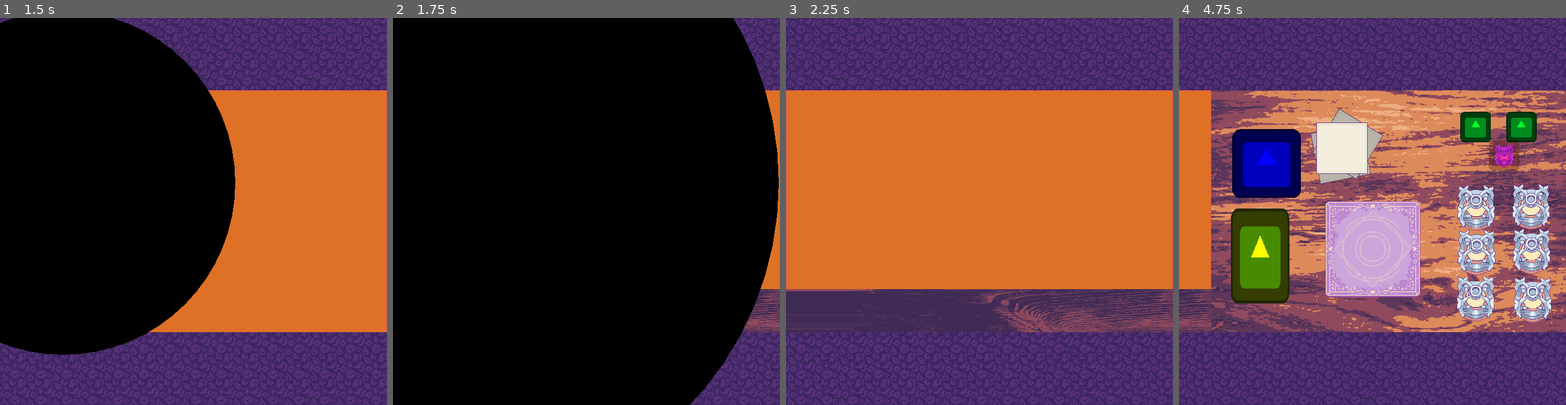
Above: before the commit, frames 1-4 (left to right).
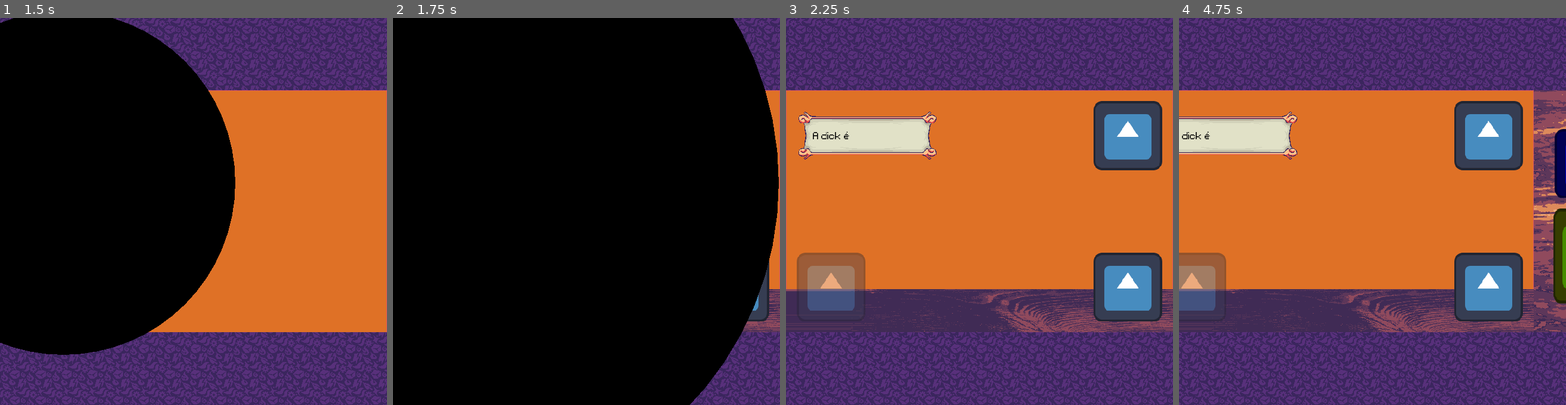
Above: after the commit, the same moments.

Repository: luankaike-code/felpo-jam-2026
Game: Godot game, scene res://scenes/screens/root_game.tscn
Two runs of this game, one before a commit and one after it. Both use one fixed random seed, a clock stepped at 60 frames per second and the inputs below. The engine's default icon, where the game draws it, is replaced by a stand-in: a white triangle on a blue panel in a dark square.
Inputs (mouse positions are in pixels of both pictures, inside the frame that each line leads up to):
- Up to frame 1 (1.5 s): tap Enter (ui_accept) at 0.5, 0.77 s; move the mouse to (278, 192) at 0.52 s; click (278, 192) at 0.67 s; click (61, 184) at 1.27 s
- Up to frame 2 (1.75 s): no input
- Up to frame 3 (2.25 s): drag from (902, 230) to (960, 288) at 2.02 s
- Up to frame 4 (4.75 s): tap Enter (ui_accept) at 2.75, 3.5, 4.52 s; move the mouse to (1411, 126) at 2.77 s; click (1411, 126) at 2.92 s; drag from (1229, 257) to (1442, 126) at 3.52 s; move the mouse to (1488, 269) at 4.27 s; click (1488, 269) at 4.42 s

Frame 1 is identical in both runs. In frame 2, 0.3% of the frame differs, in the area x 91-98%, y 62-79%; in frame 3, 12%; in frame 4, 77%, in the area x 0-100%, y 0-100%.

Commit message:
Create basic hud game

Diff:
--- /dev/null
+++ b/felpojam-2026-game-code/scenes/HUD/game_hud.tscn
@@ -0,0 +1,78 @@
+[gd_scene format=3 uid="uid://dxr7kr6t64oid"]
+
+[ext_resource type="Script" uid="uid://da527j4ft7nq0" path="res://scripts/HUD/game_hud.gd" id="1_1geg4"]
+[ext_resource type="PackedScene" uid="uid://dqgpfoti51p2e" path="res://scenes/HUD/speech_bubble.tscn" id="2_8vgd5"]
+[ext_resource type="Texture2D" uid="uid://n85kss5ltq1u" path="res://icon.svg" id="2_c4sub"]
+[ext_resource type="Script" uid="uid://bllfk2h5dgh8p" path="res://scripts/HUD/clickable_texture.gd" id="4_kixb8"]
+
+[node name="GameHud" type="Control" unique_id=1329675360]
+custom_minimum_size = Vector2(720, 450)
+layout_mode = 3
+anchors_preset = 15
+anchor_right = 1.0
+anchor_bottom = 1.0
+grow_horizontal = 2
+grow_vertical = 2
+script = ExtResource("1_1geg4")
+
+[node name="MarginContainer" type="MarginContainer" parent="." unique_id=1308647903]
+layout_mode = 1
+anchors_preset = 15
+anchor_right = 1.0
+anchor_bottom = 1.0
+grow_horizontal = 2
+grow_vertical = 2
+theme_override_constants/margin_left = 20
+theme_override_constants/margin_top = 20
+theme_override_constants/margin_right = 20
+theme_override_constants/margin_bottom = 20
+
+[node name="Control2" type="Control" parent="MarginContainer" unique_id=637803293]
+layout_mode = 2
+
+[node name="HBoxContainer" type="HBoxContainer" parent="MarginContainer/Control2" unique_id=1493797194]
+layout_mode = 1
+anchors_preset = 10
+anchor_right = 1.0
+offset_bottom = 128.0
+grow_horizontal = 2
+alignment = 1
+
+[node name="DickBubble" parent="MarginContainer/Control2/HBoxContainer" unique_id=1045248266 instance=ExtResource("2_8vgd5")]
+layout_mode = 2
+size_flags_horizontal = 2
+size_flags_vertical = 4
+dialogs = ["A dick é"]
+
+[node name="Clock" type="TextureRect" parent="MarginContainer/Control2/HBoxContainer" unique_id=2132065394]
+layout_mode = 2
+size_flags_horizontal = 8
+texture = ExtResource("2_c4sub")
+
+[node name="Control" type="Control" parent="MarginContainer" unique_id=960035302]
+layout_mode = 2
+
+[node name="HBoxContainer" type="HBoxContainer" parent="MarginContainer/Control" unique_id=1328541034]
+layout_mode = 1
+anchors_preset = 12
+anchor_top = 1.0
+anchor_right = 1.0
+anchor_bottom = 1.0
+offset_top = -128.0
+grow_horizontal = 2
+grow_vertical = 0
+alignment = 1
+
+[node name="ArrowLeft" type="TextureRect" parent="MarginContainer/Control/HBoxContainer" unique_id=212700544]
+layout_mode = 2
+size_flags_horizontal = 2
+texture = ExtResource("2_c4sub")
+script = ExtResource("4_kixb8")
+metadata/_custom_type_script = "uid://bllfk2h5dgh8p"
+
+[node name="ArrowRight" type="TextureRect" parent="MarginContainer/Control/HBoxContainer" unique_id=1631663697]
+layout_mode = 2
+size_flags_horizontal = 10
+texture = ExtResource("2_c4sub")
+script = ExtResource("4_kixb8")
+metadata/_custom_type_script = "uid://bllfk2h5dgh8p"
--- a/felpojam-2026-game-code/scenes/screens/game.tscn
+++ b/felpojam-2026-game-code/scenes/screens/game.tscn
@@ -4,6 +4,7 @@
 [ext_resource type="Texture2D" uid="uid://b0hsi3ltxhoua" path="res://assets/images/wood.png" id="3_o78e0"]
 [ext_resource type="PackedScene" uid="uid://c2liuyeax0kjk" path="res://scenes/locals/client_local.tscn" id="3_xrk1x"]
 [ext_resource type="PackedScene" uid="uid://dnvx87pnj4fgh" path="res://scenes/locals/craft_local.tscn" id="4_ln6eb"]
+[ext_resource type="PackedScene" uid="uid://dxr7kr6t64oid" path="res://scenes/HUD/game_hud.tscn" id="5_ln6eb"]
 
 [node name="Game" type="Node2D" unique_id=1475156608]
 script = ExtResource("1_iwlfa")
@@ -14,3 +15,5 @@
 [node name="CraftLocal" parent="." unique_id=1460891692 instance=ExtResource("4_ln6eb")]
 position = Vector2(720, 0)
 bg_texture = ExtResource("3_o78e0")
+
+[node name="GameHud" parent="." unique_id=1329675360 instance=ExtResource("5_ln6eb")]
--- /dev/null
+++ b/felpojam-2026-game-code/scripts/HUD/clickable_texture.gd
@@ -0,0 +1,18 @@
+class_name ClickableTexture extends TextureRect
+
+signal button_up
+
+var _is_button_down := false
+var enabled := true
+
+func _gui_input(event: InputEvent) -> void:
+	if !event is InputEventMouseButton || !enabled:
+		return
+	if event.button_index != MOUSE_BUTTON_LEFT:
+		return
+
+	if !_is_button_down && event.is_pressed():
+		_is_button_down = true
+	elif _is_button_down && !event.is_pressed():
+		_is_button_down = false
+		button_up.emit()
--- /dev/null
+++ b/felpojam-2026-game-code/scripts/HUD/game_hud.gd
@@ -0,0 +1,28 @@
+class_name GameHud extends Control
+
+enum arrows {
+	left,
+	right
+}
+
+@onready var dick_bubble: SpeechBubble = $MarginContainer/Control2/HBoxContainer/DickBubble
+@onready var clock: TextureRect = $MarginContainer/Control2/HBoxContainer/Clock
+@onready var arrow_left: ClickableTexture = $MarginContainer/Control/HBoxContainer/ArrowLeft
+@onready var arrow_right: ClickableTexture = $MarginContainer/Control/HBoxContainer/ArrowRight
+
+signal arrow_pressed(arrow: arrows)
+
+func _ready() -> void:
+	arrow_left.button_up.connect(func(): arrow_pressed.emit(arrows.left))
+	arrow_right.button_up.connect(func(): arrow_pressed.emit(arrows.right))
+
+func set_arrow_enabled(arrow: arrows, value: bool):
+	var arrow_node := arrow_left if arrow == arrows.left else arrow_right
+	arrow_node.enabled = value
+	arrow_node.modulate = Color(1.0, 1.0, 1.0, 1.0 if value else 0.4)
+
+func move(pos):
+	pass
+
+func setup(camera: CameraInGame):
+	pass
--- a/felpojam-2026-game-code/scripts/screens/game.gd
+++ b/felpojam-2026-game-code/scripts/screens/game.gd
@@ -1,13 +1,18 @@
 extends ScreenWithPopUp
 
 var packed_menu_in_game := preload("res://scenes/pop_ups/pop_up_menu_in_game.tscn") as PackedScene
+
+@onready var game_hud: GameHud = $GameHud
 
 @onready var client_local: ClientLocal = $ClientLocal
 @onready var craft_local: CraftLocal = $CraftLocal
 
 @onready var locals := [client_local, craft_local]
 
-var current_local := 0
+var current_local := 0 :
+	set(new):
+		current_local = new
+		update_arrow_enabled()
 
 func _ready() -> void:
 	for local in locals:
@@ -16,7 +21,20 @@
 	client_local.client_wait_order.connect(func(): freeze_all_craft_items(true))
 	client_local.exit_client.connect(func(): freeze_all_craft_items(false))
 
+	game_hud.arrow_pressed.connect(_on_arrow_pressed)
+
 	play_music.emit(SoundData.names.shop_music)
+	game_hud.set_arrow_enabled(GameHud.arrows.left, false)
+
+func _on_arrow_pressed(arrow: GameHud.arrows):
+	current_local = 1 if arrow == GameHud.arrows.right else 0
+
+	camera.to(locals[current_local%locals.size()])
+
+func update_arrow_enabled():
+	var is_local_right := current_local == 1
+	game_hud.set_arrow_enabled(GameHud.arrows.right, !is_local_right)
+	game_hud.set_arrow_enabled(GameHud.arrows.left, is_local_right)
 
 func freeze_all_craft_items(value: bool):
 	for draggable in get_tree().get_nodes_in_group("draggables"):
Not shown, added: felpojam-2026-game-code/scripts/HUD/clickable_texture.gd.uid
Not shown, added: felpojam-2026-game-code/scripts/HUD/game_hud.gd.uid
